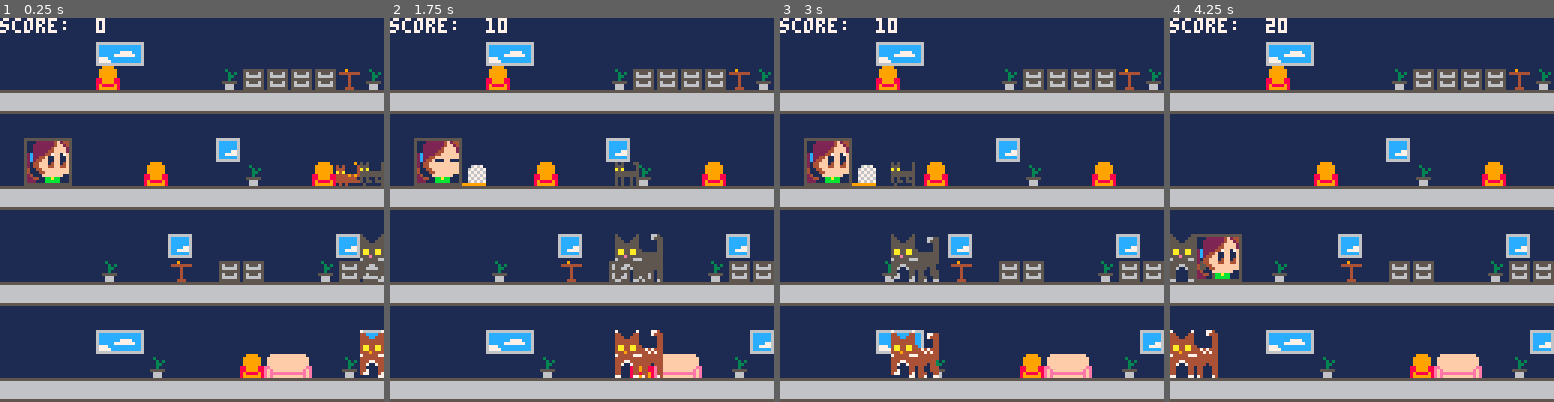
Above: before the commit, frames 1-4 (left to right).
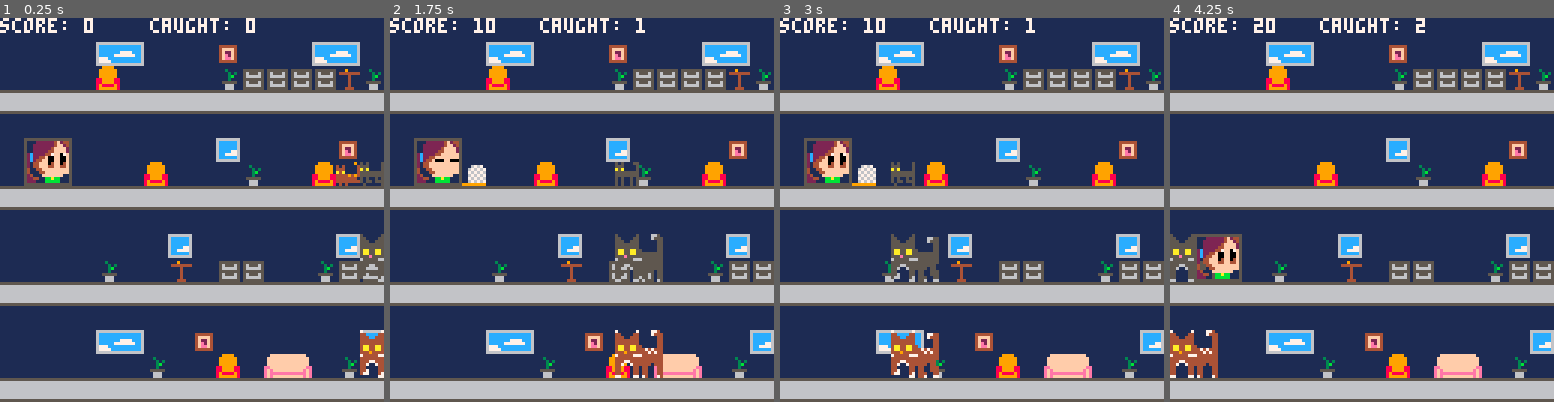
Above: after the commit, the same moments.

Repository: leonardost/cat-catcher-0
Game: PICO-8 cartridge cat_catcher_0.p8
Two runs of this game, one before a commit and one after it. Both use one fixed random seed, a clock stepped at 60 frames per second and the inputs below.
Inputs:
- Up to frame 1 (0.25 s): no input
- Up to frame 2 (1.75 s): tap O (Z key) at 0.7, 1.7 s; hold Right from 1.6 s (still down)
- Up to frame 3 (3 s): release Right at 2.1 s; tap O (Z key) at 2.1, 2.5, 2.9 s; hold Up 2.15-2.42 s; hold Right from 2.47 s (still down)
- Up to frame 4 (4.25 s): release Right at 3.03 s; hold Left 3.08-3.58 s; tap O (Z key) at 3.3, 3.7, 4.1 s; hold Down 3.63-3.97 s; hold Right from 4.02 s (still down)

The runs differ from the first frame. In frame 1, 2.8% of the frame differs, in the area x 12-99%, y 0-94%; in frame 2, 2.4%; in frame 3, 2.8%; in frame 4, 2.8%.

Commit message:
Create cart label and add "caught" info to UI

Diff:
--- a/cat_catcher_0.p8
+++ b/cat_catcher_0.p8
@@ -124,6 +124,7 @@
       and actor.caught()
     then
 	 	   score += 10
+	 	   caught_cats += 1
 	 	   del(actors, actor)
     end
   end
@@ -140,7 +141,8 @@
   if is_catching then
     spr(52, girl.x + 16, girl.y + 8)
   end
-  print("score:  " .. score, 0, 0, 7)
+  print("score: " .. score, 0, 0, 7)
+  print("caught: " .. caught_cats, 50, 0, 7)
 end
 
 -->8
@@ -154,6 +156,7 @@
   function self.draw(x, y)
 	   if transparent_color != nil then
       palt(transparent_color, true)
+      palt(0, false)
     end
     for i = 0, h - 1 do
 	     for j = 0, w - 1 do
@@ -219,8 +222,9 @@
   local h = 16
   local idle_t = 0
   local floor = 0
-
-  local girl1 = sprite(2, 2, { 20, 21, 36, 37 }, 14)
+  local transparent_color = 8
+
+  local girl1 = sprite(2, 2, { 20, 21, 36, 37 }, transparent_color)
   local animation_idle = animation()
   animation_idle.add_frame(girl1, 30)
   local idle_state = state(
@@ -228,8 +232,8 @@
     animation_idle
   )
 
-  local girl2 = sprite(2, 2, { 22, 23, 38, 39 }, 14)
-  local girl3 = sprite(2, 2, { 24, 25, 40, 41 }, 14)
+  local girl2 = sprite(2, 2, { 22, 23, 38, 39 }, transparent_color)
+  local girl3 = sprite(2, 2, { 24, 25, 40, 41 }, transparent_color)
   local animation_blink = animation()
   animation_blink.add_frame(girl2, 2)
   animation_blink.add_frame(girl3, 5)
@@ -239,8 +243,8 @@
     animation_blink
   )
 
-  local girl4 = sprite(2, 2, { 26, 27, 42, 43 }, 14)
-  local girl5 = sprite(2, 2, { 28, 29, 44, 45 }, 14)
+  local girl4 = sprite(2, 2, { 26, 27, 42, 43 }, transparent_color)
+  local girl5 = sprite(2, 2, { 28, 29, 44, 45 }, transparent_color)
   animation_yawn = animation()
   animation_yawn.add_frame(girl2, 5)
   animation_yawn.add_frame(girl3, 20)
@@ -254,7 +258,7 @@
     animation_yawn
   )
 
-  local girl6 = sprite(2, 2, { 30, 31, 46, 47 }, 14)
+  local girl6 = sprite(2, 2, { 30, 31, 46, 47 }, transparent_color)
   animation_walk = animation()
   animation_walk.add_frame(girl6, 5)
   animation_walk.add_frame(girl1, 5)
@@ -755,13 +759,143 @@
 
 
 
+…(130 lines of a section not shown)…
 __map__
 0000000000000000000000000000000000000000000000000000000000000000000000000000000000000000000000000000000000000000000000000000000000000000000000000000000000000000000000000000000000000000000000000000000000000000000000000000000000000000000000000000000000000000
-000000004d4e0000000000000000000000000000000000000000000000000000000000000000000000000000000000000000000000000000000000000000000000000000000000000000000000000000000000000000000000000000000000000000000000000000000000000000000000000000000000000000000000000000
+000000004d4e0000004f0000004d4e0000000000000000000000000000000000000000000000000000000000000000000000000000000000000000000000000000000000000000000000000000000000000000000000000000000000000000000000000000000000000000000000000000000000000000000000000000000000
 0000000048000000004b494949494a4b00000000000000000000000000000000000000000000000000000000000000000000000000000000000000000000000000000000000000000000000000000000000000000000000000000000000000000000000000000000000000000000000000000000000000000000000000000000
 0606060606060606060606060606060600000000000000000000000000000000000000000000000000000000000000000000000000000000000000000000000000000000000000000000000000000000000000000000000000000000000000000000000000000000000000000000000000000000000000000000000000000000
 0000000000000000000000000000000000000000000000000000000000000000000000000000000000000000000000000000000000000000000000000000000000000000000000000000000000000000000000000000000000000000000000000000000000000000000000000000000000000000000000000000000000000000
-0000000000000000004c00000000000000000000000000000000000000000000000000000000000000000000000000000000000000000000000000000000000000000000000000000000000000000000000000000000000000000000000000000000000000000000000000000000000000000000000000000000000000000000
+0000000000000000004c000000004f0000000000000000000000000000000000000000000000000000000000000000000000000000000000000000000000000000000000000000000000000000000000000000000000000000000000000000000000000000000000000000000000000000000000000000000000000000000000
 000000000000480000004b000048000000000000000000000000000000000000000000000000000000000000000000000000000000000000000000000000000000000000000000000000000000000000000000000000000000000000000000000000000000000000000000000000000000000000000000000000000000000000
 0606060606060606060606060606060600000000000000000000000000000000000000000000000000000000000000000000000000000000000000000000000000000000000000000000000000000000000000000000000000000000000000000000000000000000000000000000000000000000000000000000000000000000
 0000000000000000000000000000000000000000000000000000000000000000000000000000000000000000000000000000000000000000000000000000000000000000000000000000000000000000000000000000000000000000000000000000000000000000000000000000000000000000000000000000000000000000
@@ -769,8 +903,8 @@
 000000004b00004a00494900004b494900000000000000000000000000000000000000000000000000000000000000000000000000000000000000000000000000000000000000000000000000000000000000000000000000000000000000000000000000000000000000000000000000000000000000000000000000000000
 0606060606060606060606060606060600000000000000000000000000000000000000000000000000000000000000000000000000000000000000000000000000000000000000000000000000000000000000000000000000000000000000000000000000000000000000000000000000000000000000000000000000000000
 0000000000000000000000000000000000000000000000000000000000000000000000000000000000000000000000000000000000000000000000000000000000000000000000000000000000000000000000000000000000000000000000000000000000000000000000000000000000000000000000000000000000000000
-000000004d4e0000000000000000004c00000000000000000000000000000000000000000000000000000000000000000000000000000000000000000000000000000000000000000000000000000000000000000000000000000000000000000000000000000000000000000000000000000000000000000000000000000000
-0000000000004b000000485859004b0000000000000000000000000000000000000000000000000000000000000000000000000000000000000000000000000000000000000000000000000000000000000000000000000000000000000000000000000000000000000000000000000000000000000000000000000000000000
+000000004d4e00004f0000000000004c00000000000000000000000000000000000000000000000000000000000000000000000000000000000000000000000000000000000000000000000000000000000000000000000000000000000000000000000000000000000000000000000000000000000000000000000000000000
+0000000000004b000048005859004b0000000000000000000000000000000000000000000000000000000000000000000000000000000000000000000000000000000000000000000000000000000000000000000000000000000000000000000000000000000000000000000000000000000000000000000000000000000000
 0606060606060606060606060606060600000000000000000000000000000000000000000000000000000000000000000000000000000000000000000000000000000000000000000000000000000000000000000000000000000000000000000000000000000000000000000000000000000000000000000000000000000000
 
 
Not shown, changed: 160 lines of the sprite sheet (__gfx__) section of cat_catcher_0.p8
Not shown, changed: the thumbnail (__label__) section of cat_catcher_0.p8
